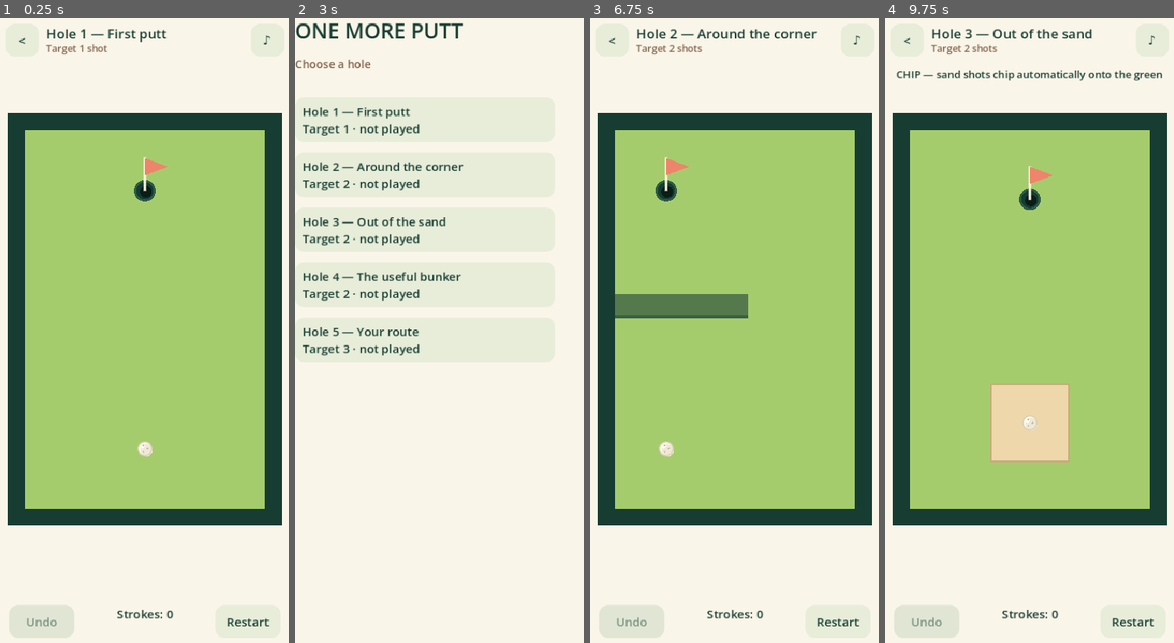
Above: before the commit, frames 1-4 (left to right).
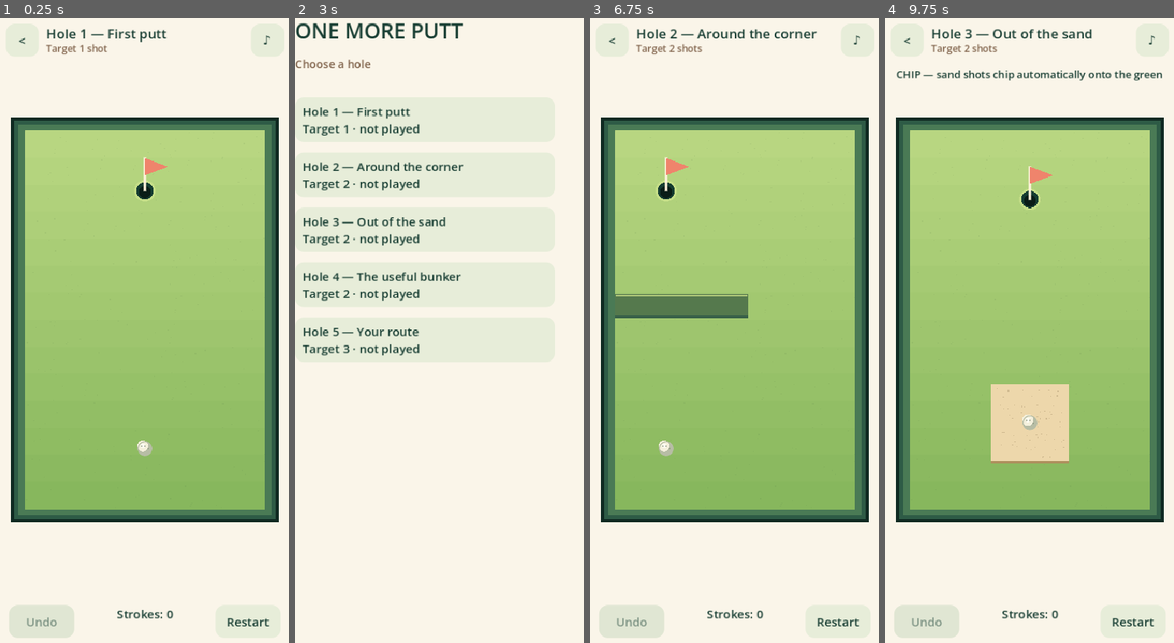
Above: after the commit, the same moments.

Repository: patricktudesign-droid/one-more-putt
Game: Godot game, scene res://scenes/Main.tscn
Two runs of this game, one before a commit and one after it. Both use one fixed random seed, a clock stepped at 60 frames per second and the inputs below.
Inputs:
- Up to frame 1 (0.25 s): no input
- Up to frame 2 (3 s): click "Restart" at 0.5 s; click "Restart" at 1.25 s; click "Restart" at 2 s; click "<" at 2.75 s
- Up to frame 3 (6.75 s): click "Hole 1 — First putt Target 1 …" at 3.5 s; click "♪" at 4.25 s; click "✕" at 5 s; click "<" at 5.75 s; click "Hole 2 — Around the corner Ta…" at 6.5 s
- Up to frame 4 (9.75 s): click "♪" at 7.25 s; click "✕" at 8 s; click "<" at 8.75 s; click "Hole 3 — Out of the sand Targ…" at 9.5 s

The runs differ from the first frame. In frame 1, 17% of the frame differs, in the area x 2-98%, y 15-82%; in frame 2, nothing differs; in frame 3, 17%; in frame 4, 17%.

Commit message:
Visual pass against the HTML reference prototype (preview.html)
Separate commit from the physics changes, per request, for independent
review.

- Layered "raised edge" course frame (shadow/mid/light-inner bands) +
  gradient turf + grain texture, replacing the flat two-rect frame.
- Sand gets an offset shadow and speckle texture; walls get a highlight
  strip along the top edge.
- Ball shading switched to a 3-circle stack approximating the reference's
  radial gradient (Godot's immediate-mode 2D has no native gradient fill).
- Rolling dimples reworked to the reference's actual technique: swept by
  spin phase and gated to the near hemisphere via cos(phase)>0, oriented
  along direction of travel via new BallSim.heading (added to
  snapshot/restore, along with the pre-existing `rotation` field that
  had been missing from both since last round).
- Cup's inner shadow re-oriented to an overhead-light direction; sink
  animation now drifts the ball toward the cup centre as it shrinks,
  not just shrinks in place.

Caught and fixed a frame-layer math bug before shipping (an earlier
center-offset formula didn't match the rects' own sizes, producing a
visibly misaligned frame) and a dimple-visibility issue (too faint at
actual on-screen ball size) via screenshot review — see
VALIDATION_LOG.md for details. Purely cosmetic: 164 unit + 25 e2e checks
unchanged and still passing.

Co-Authored-By: Claude Sonnet 5 <noreply@anthropic.com>

Diff:
--- a/scripts/ball_sim.gd
+++ b/scripts/ball_sim.gd
@@ -33,6 +33,11 @@
 # (arc length / radius, as if rolling without slipping), so the view layer
 # can draw a visibly rotating ball instead of a sliding disc.
 var rotation: float = 0.0
+# Direction of the last actual movement (radians), held steady once the
+# ball stops rather than reset to 0 — lets the view layer orient a
+# rolling-texture pattern (dimples) along the direction of travel, the
+# way the HTML reference's ball.heading does.
+var heading: float = 0.0
 
 # Chip flight bookkeeping
 var flight_t: float = 0.0
@@ -60,6 +65,7 @@
 	completed = false
 	flight_t = 0.0
 	rotation = 0.0
+	heading = 0.0
 
 func can_shoot() -> bool:
 	return state == State.RESTING and not completed
@@ -266,6 +272,7 @@
 			events.bounced = true
 		else:
 			rotation += step_dist / Constants.BALL_RADIUS
+			heading = dir.angle()
 			position = tentative
 
 		# Rolling resistance: base + k*speed on green (real friction and
@@ -307,7 +314,10 @@
 		_resolve_landing(flight_target, events)
 		return
 
-	rotation += position.distance_to(tentative_ground) / Constants.BALL_RADIUS
+	var flight_delta: Vector2 = tentative_ground - position
+	rotation += flight_delta.length() / Constants.BALL_RADIUS
+	if flight_delta.length_squared() > 0.0001:
+		heading = flight_delta.angle()
 	flight_t = tentative_t
 	position = tentative_ground
 	height = tentative_height
@@ -365,6 +375,8 @@
 		"rest_timer": rest_timer,
 		"strokes": strokes,
 		"completed": completed,
+		"rotation": rotation,
+		"heading": heading,
 	}
 
 func restore(snap: Dictionary) -> void:
@@ -374,6 +386,8 @@
 	state = snap.state
 	mode = snap.mode
 	in_sand = snap.in_sand
+	rotation = snap.get("rotation", rotation)
+	heading = snap.get("heading", heading)
 	rest_timer = snap.rest_timer
 	strokes = snap.strokes
 	completed = snap.completed
--- a/scripts/course_view.gd
+++ b/scripts/course_view.gd
@@ -3,22 +3,44 @@
 ## Draws one hole's course, ball and aim preview. All shapes are drawn
 ## procedurally (no external image assets) so they stay fully editable,
 ## per brief section 05/12.
-
-const COL_OUTER := Color("173D32")
-const COL_GREEN := Color("A5CC6C")
+##
+## Art direction for the frame/turf/ball/cup (2026-11-13) follows the
+## supplied HTML reference prototype (preview.html): a layered "raised
+## edge" course frame with a soft shadow, a subtle grain texture on turf
+## and sand, a two-tone-plus-highlight wall, and cheap sphere shading on
+## the ball with dimples gated to its near hemisphere as it spins. Godot's
+## immediate-mode 2D drawing has no native linear/radial gradient fill, so
+## gradients are approximated with banded rects (turf) or a small stack of
+## off-centre circles (ball) rather than a true per-pixel gradient. Corner
+## rounding from the reference is skipped — our existing frame, walls and
+## sand are already sharp-cornered, and rounding wasn't itself called out
+## as part of the ask ("raised edges and soft shadows").
+
+const COL_FRAME_SHADOW := Color("102A22")
+const COL_FRAME_MID := Color("2E5B46")
+const COL_FRAME_LIGHT := Color("4A7A55")
+const COL_TURF_TOP := Color("B8D681")
+const COL_TURF_BOTTOM := Color("87B75D")
+const COL_GRAIN := Color(0.25, 0.38, 0.23, 0.08)
+
 const COL_WALL_BASE := Color("386048")
 const COL_WALL_TOP := Color("55794D")
+const COL_WALL_HIGHLIGHT := Color("AAC377")
 const COL_SAND := Color("EDD7AB")
-const COL_SAND_EDGE := Color("C6AD79")
+const COL_SAND_SHADOW := Color("AE905D")
+const COL_SAND_SPECKLE := Color(0.42, 0.34, 0.2, 0.22)
+
 const COL_HOLE := Color("153C31")
-const COL_HOLE_RIM := Color("2E5B46")   # worn-turf lip around the cup
+const COL_HOLE_RIM := Color("C5DE88")   # catches light, like the reference's outer ring
 const COL_HOLE_DEEP := Color("0A1D17")  # inner shadow, suggests depth
 const COL_FLAG_POLE := Color("FFF4DC")
 const COL_FLAG := Color("EF846C")
-const COL_BALL := Color("FFF8E8")
-const COL_BALL_SHADE := Color("D8CFB8") # darker edge, cheap sphere shading
-const COL_BALL_HIGHLIGHT := Color("FFFFFF", 0.8)
-const COL_BALL_DIMPLE := Color("C9BFA6")
+
+const COL_BALL_EDGE := Color("B7BDA5")
+const COL_BALL_MID := Color("F4F0DC")
+const COL_BALL_HILITE := Color("FFFDF3")
+const COL_BALL_DIMPLE := Color("7C8870", 0.5)
+
 const COL_AIM_LIGHT := Color("F6C6BD") # light red/pink: soft power
 const COL_AIM_DARK := Color("7A1810")  # dark red: full power
 const COL_TRAJECTORY := Color("7A1810", 0.45)
@@ -31,6 +53,18 @@
 # 1.0 = normal size, 0.0 = fully sunk. Animated by play_sink_animation().
 var sink_t: float = 1.0
 var _sink_tween: Tween
+
+# Precomputed once (not regenerated per draw, or the texture would look
+# like flickering static) — same cheap hash-based point set the reference
+# uses for its turf grain and sand speckle, scaled to our course.
+var _grain: PackedVector2Array = []
+
+func _ready() -> void:
+	_grain.resize(400)
+	for i in range(_grain.size()):
+		var x: float = fmod(float(i * 7919 + i * i * 17), 10007.0) / 10007.0
+		var y: float = fmod(float(i * 3329 + i * i * 31), 10009.0) / 10009.0
+		_grain[i] = Vector2(x, y)
 
 func set_level(l: Dictionary) -> void:
 	level = l
@@ -73,29 +107,62 @@
 	if sim:
 		_draw_ball()
 
+## A rect inset by `margin` on every side of the full course canvas.
+func _inset_rect(margin: float) -> Rect2:
+	return Rect2(Vector2(margin, margin), Constants.COURSE_SIZE - Vector2(margin, margin) * 2.0)
+
 func _draw_course() -> void:
-	draw_rect(Rect2(Vector2.ZERO, Constants.COURSE_SIZE), COL_OUTER, true)
-	draw_rect(Constants.PLAY_BOUNDS, COL_GREEN, true)
+	# Layered "raised edge" frame: each successive layer is inset a bit
+	# more than the last, so a thin band of the darker layer beneath shows
+	# around every edge — a simple, symmetric stand-in for the reference's
+	# soft-shadow/raised-lip look. PLAY_BOUNDS itself (the actual play
+	# area, fixed by the physics) is untouched.
+	draw_rect(_inset_rect(4.0), COL_FRAME_SHADOW, true)
+	draw_rect(_inset_rect(8.0), COL_FRAME_MID, true)
+	draw_rect(_inset_rect(13.0), COL_FRAME_LIGHT, true)
+	_draw_turf_gradient(Constants.PLAY_BOUNDS)
+	_draw_grain(Constants.PLAY_BOUNDS, 0, 260)
+
+func _draw_turf_gradient(rect: Rect2) -> void:
+	var bands := 14
+	var band_h: float = rect.size.y / float(bands)
+	for i in range(bands):
+		var t: float = float(i) / float(bands - 1)
+		var col: Color = COL_TURF_TOP.lerp(COL_TURF_BOTTOM, t)
+		draw_rect(Rect2(rect.position.x, rect.position.y + i * band_h, rect.size.x, band_h + 1.0), col, true)
+
+func _draw_grain(rect: Rect2, start_idx: int, count: int) -> void:
+	for i in range(count):
+		var pt: Vector2 = _grain[(start_idx + i) % _grain.size()]
+		var x: float = rect.position.x + pt.x * rect.size.x
+		var y: float = rect.position.y + pt.y * rect.size.y
+		draw_rect(Rect2(x, y, 1.3, 1.1), COL_GRAIN, true)
 
 func _draw_sand() -> void:
 	for r in level.sand:
+		draw_rect(Rect2(r.position + Vector2(0, 2), r.size), COL_SAND_SHADOW, true)
 		draw_rect(r, COL_SAND, true)
-		draw_rect(r, COL_SAND_EDGE, false, 2.0)
+		for i in range(60):
+			var pt: Vector2 = _grain[i]
+			var x: float = r.position.x + 6.0 + pt.x * max(1.0, r.size.x - 12.0)
+			var y: float = r.position.y + 5.0 + pt.y * max(1.0, r.size.y - 10.0)
+			draw_rect(Rect2(x, y, 1.3, 1.0), COL_SAND_SPECKLE, true)
 
 func _draw_walls() -> void:
 	for r in level.walls:
 		var base: Rect2 = Rect2(r.position + Vector2(0, 4), r.size)
 		draw_rect(base, COL_WALL_BASE, true)
 		draw_rect(r, COL_WALL_TOP, true)
+		draw_rect(Rect2(r.position + Vector2(1, 1), Vector2(max(0.0, r.size.x - 2.0), 2.0)), COL_WALL_HIGHLIGHT, true)
 
 func _draw_hole_and_flag() -> void:
 	var h: Vector2 = level.hole
-	# Recessed cup: a worn-turf rim, a dark bowl, and an inner shadow crescent
-	# offset toward the bottom-right (away from an implied top-left light),
-	# so it reads as a hole sunk into the green rather than a flat disc.
+	# Recessed cup: a light catch-light rim, a dark bowl, and an inner
+	# shadow offset upward (light implied from above, like the reference's
+	# top-to-bottom gradient) so it reads as sunk into the green.
 	draw_circle(h, Constants.HOLE_CAPTURE_RADIUS + 2.5, COL_HOLE_RIM)
 	draw_circle(h, Constants.HOLE_CAPTURE_RADIUS, COL_HOLE)
-	draw_circle(h + Vector2(1.2, 1.2), Constants.HOLE_CAPTURE_RADIUS * 0.68, COL_HOLE_DEEP)
+	draw_circle(h + Vector2(0, 1.5), Constants.HOLE_CAPTURE_RADIUS * 0.7, COL_HOLE_DEEP)
 	var pole_top: Vector2 = h + Vector2(0, -38)
 	draw_line(h, pole_top, COL_FLAG_POLE, 3.0, true)
 	var flag_pts := PackedVector2Array([
@@ -106,7 +173,12 @@
 func _draw_ball() -> void:
 	if sink_t <= 0.001:
 		return # fully sunk — nothing left to draw
-	var p: Vector2 = sim.position
+	# While sinking, drift toward the cup centre and settle slightly deeper
+	# (not just shrink in place) — matches the reference's sink sequence,
+	# which interpolates position toward the hole and adds a small extra
+	# downward offset as it disappears.
+	var sink_progress: float = 1.0 - sink_t
+	var p: Vector2 = sim.position.lerp(level.hole, sink_progress) + Vector2(0, sink_progress * 3.0)
 	var h: float = sim.height
 	var radius: float = Constants.BALL_RADIUS * sink_t
 
@@ -121,22 +193,29 @@
 
 	var visual_pos: Vector2 = p - Vector2(0, h * 0.6)
 
-	# Cheap sphere shading: base fill, a soft darker edge toward the
-	# bottom-right, a crisp rim line, and a small fixed highlight toward the
-	# top-left (a stable implied light, independent of the ball's own spin).
-	draw_circle(visual_pos, radius, COL_BALL)
-	draw_circle(visual_pos + Vector2(radius, radius) * 0.22, radius * 0.88, COL_BALL_SHADE.lerp(COL_BALL, 0.6))
-	draw_arc(visual_pos, radius, 0, TAU, 20, COL_BALL_SHADE, 1.2, true)
-	draw_circle(visual_pos - Vector2(radius, radius) * 0.32, radius * 0.3, COL_BALL_HIGHLIGHT)
-
-	# Travel-driven rolling texture: a couple of dimples that spin with
-	# sim.rotation (arc length / radius), so a rolling ball visibly rolls
-	# instead of sliding — unlike the highlight above, these rotate.
+	# Cheap sphere shading approximating a radial gradient (Godot's
+	# immediate-mode drawing has no native gradient fill): an edge-tone
+	# base circle sets the true silhouette, then two smaller circles
+	# centred toward an implied top-left light brighten that corner.
+	var light_center: Vector2 = visual_pos + Vector2(-0.3, -0.37) * radius
+	draw_circle(visual_pos, radius, COL_BALL_EDGE)
+	draw_circle(light_center, radius * 0.82, COL_BALL_MID)
+	draw_circle(light_center, radius * 0.32, COL_BALL_HILITE)
+	draw_arc(visual_pos, radius, 0, TAU, 20, COL_BALL_EDGE, 1.0, true)
+
+	# Travel-driven rolling texture: dimples laid out along the direction
+	# of travel (heading) and swept by the spin phase (rotation), gated to
+	# the near hemisphere via a cosine visibility check — the same trick
+	# the reference uses so dimples fade in/out as the ball actually spins,
+	# rather than just being fixed marks that rotate in place.
 	if radius > 1.0:
-		draw_set_transform(visual_pos, sim.rotation, Vector2.ONE)
-		draw_circle(Vector2(radius * 0.4, 0), radius * 0.16, COL_BALL_DIMPLE)
-		draw_circle(Vector2(-radius * 0.2, radius * 0.45), radius * 0.13, COL_BALL_DIMPLE)
-		draw_circle(Vector2(-radius * 0.2, -radius * 0.45), radius * 0.13, COL_BALL_DIMPLE)
+		draw_set_transform(visual_pos, sim.heading, Vector2.ONE)
+		for i in range(7):
+			var phase: float = sim.rotation + i * 0.91
+			if cos(phase) > 0.0:
+				var dx: float = sin(phase) * radius * 0.62
+				var dy: float = (float(i % 3) - 1.0) * radius * 0.32
+				draw_circle(Vector2(dx, dy), radius * 0.13, COL_BALL_DIMPLE)
 		draw_set_transform(Vector2.ZERO, 0.0, Vector2.ONE)
 
 func _draw_preview() -> void:
Not shown, changed: VALIDATION_LOG.md
